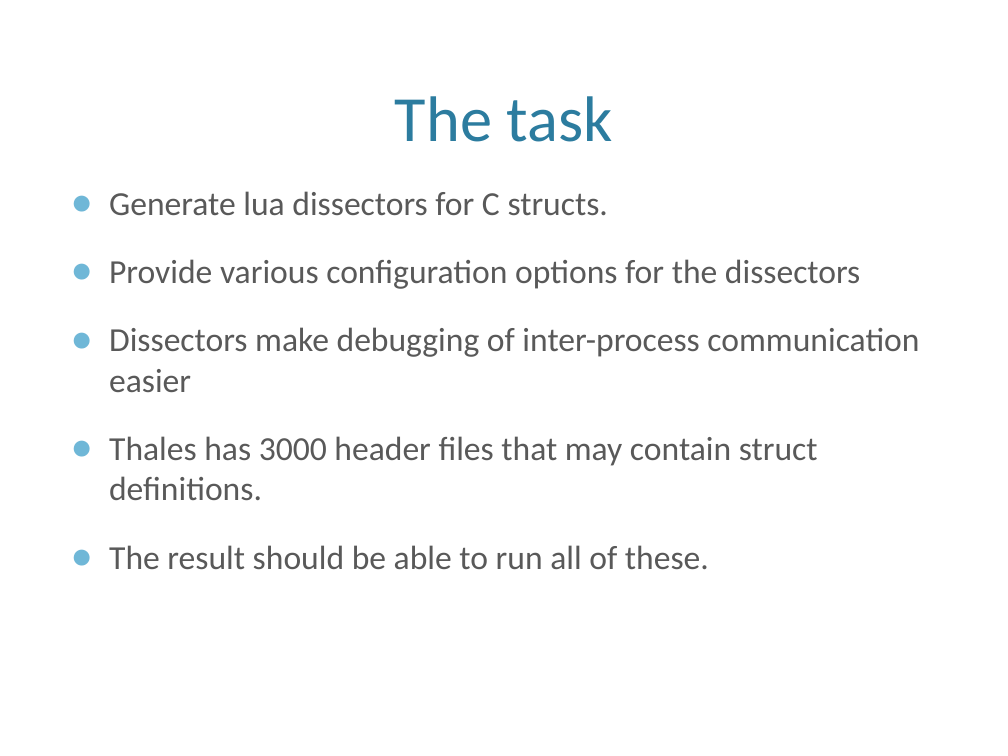
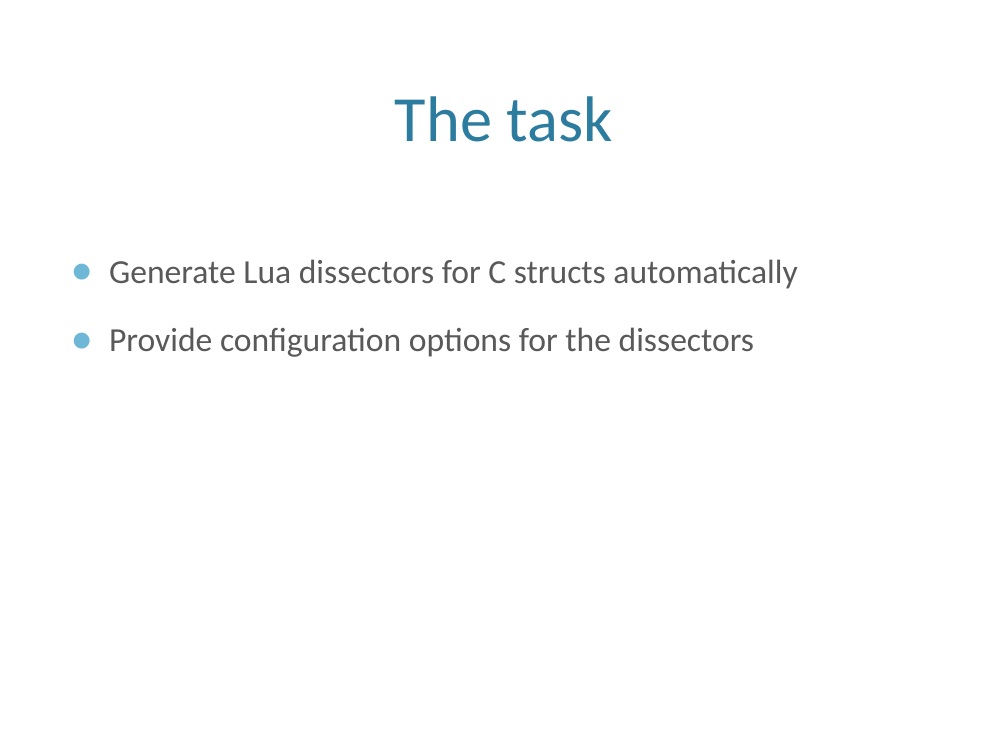
Before and after one commit to eventh/kpro9, a slide deck: slide 6 of presentation/TDT4290_Customer_Presentasjon.pptx. Drawn at 1008x756 pixels with LibreOffice and Linux fonts; fonts in the diff are those of the drawing; background and template pictures are left out. Boxes give left, top, right and bottom in pixels: in the first picture for what was removed or moved away, otherwise in the second. Text is boxed around its words. In the diff, an @@ line names an element or a change of style, - is before the commit and + after.

```diff
--- a/presentation/TDT4290_Customer_Presentasjon.pptx
+++ b/presentation/TDT4290_Customer_Presentasjon.pptx
@@ text at bbox=[109, 259, 797, 357]: text changed @@
-● Generate lua dissectors for C structs.
-● Provide various configuration options for the dissectors
-● Dissectors make debugging of inter-process communication easier
-● Thales has 3000 header files that may contain struct definitions.
-● The result should be able to run all of these.
+● Generate Lua dissectors for C structs automatically
+● Provide configuration options for the dissectors
```
Also in this commit, not shown: 5 other slides changed, 1 slide removed.
